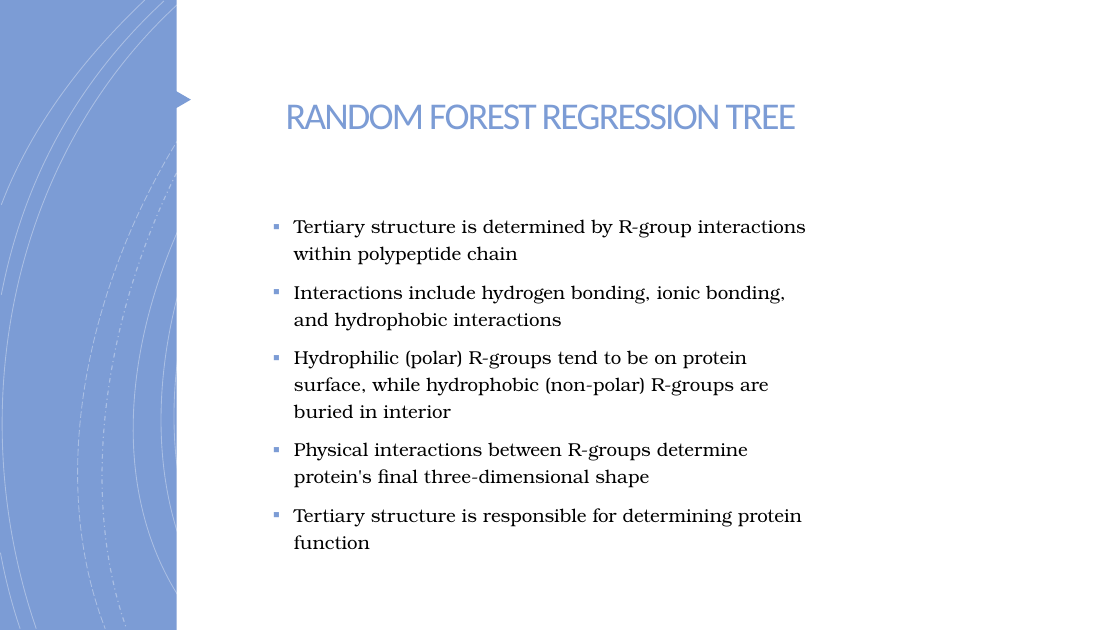
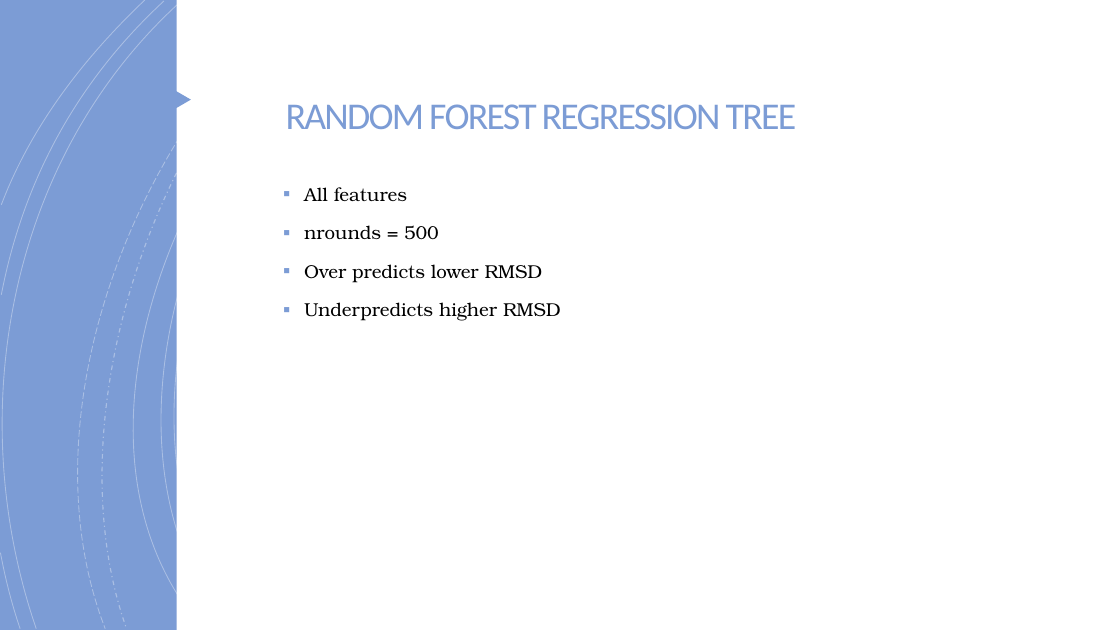
Before and after one commit to evandomingos/CASP-Protein-Prediction, a slide deck: slide 14 of Domingos Protein Prediction Presentation.pptx. Drawn at 1120x630 pixels with LibreOffice and Linux fonts; fonts in the diff are those of the drawing. Boxes give left, top, right and bottom in pixels: in the first picture for what was removed or moved away, otherwise in the second. Text is boxed around its words. In the diff, an @@ line names an element or a change of style, - is before the commit and + after.

```diff
--- a/Domingos Protein Prediction Presentation.pptx
+++ b/Domingos Protein Prediction Presentation.pptx
@@ text at box(304, 187, 561, 321): text changed @@
-▪ Tertiary structure is determined by R-group interactions within polypeptide chain
-▪ Interactions include hydrogen bonding, ionic bonding, and hydrophobic interactions
-▪ Hydrophilic (polar) R-groups tend to be on protein surface, while hydrophobic (non-polar) R-groups are buried in interior
-▪ Physical interactions between R-groups determine protein's final three-dimensional shape
-▪ Tertiary structure is responsible for determining protein function
+▪ All features
+▪ nrounds = 500
+▪ Over predicts lower RMSD
+▪ Underpredicts higher RMSD
```
Also in this commit, not shown: 1 other slide changed, 7 slides added.
